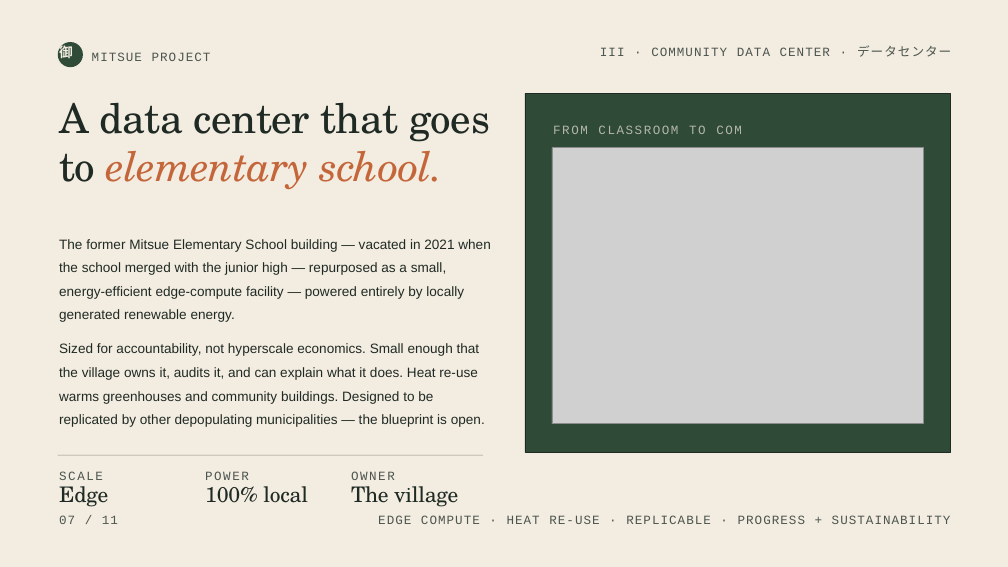
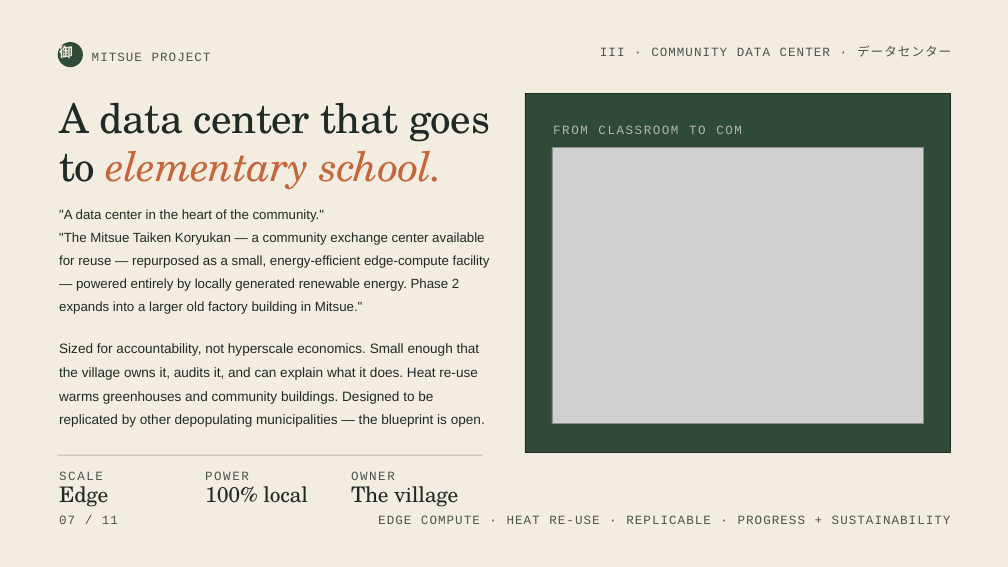
Before and after one commit to robouden/mitsue-ai-data-center, a slide deck: slide 7 of Mitsue Project Presentation.pptx. Drawn at 1008x567 pixels with LibreOffice and Linux fonts; fonts in the diff are those of the drawing; grey boxes stand for pictures. Boxes give left, top, right and bottom in pixels: in the first picture for what was removed or moved away, otherwise in the second. Text is boxed around its words. In the diff, an @@ line names an element or a change of style, - is before the commit and + after.

```diff
--- a/Mitsue Project Presentation.pptx
+++ b/Mitsue Project Presentation.pptx
@@ text at [59, 209, 490, 314]: text changed; size 19.4 to 19 pt @@
-The former Mitsue Elementary School building — vacated in 2021 when the school merged with the junior high — repurposed as a small, energy-efficient edge-compute facility — powered entirely by locally generated renewable energy.
+"A data center in the heart of the community."
+"The Mitsue Taiken Koryukan — a community exchange center available for reuse — repurposed as a small, energy-efficient edge-compute facility — powered entirely by locally generated renewable energy. Phase 2 expands into a larger old factory building in Mitsue."
```
Also in this commit, not shown: 15 other files.
